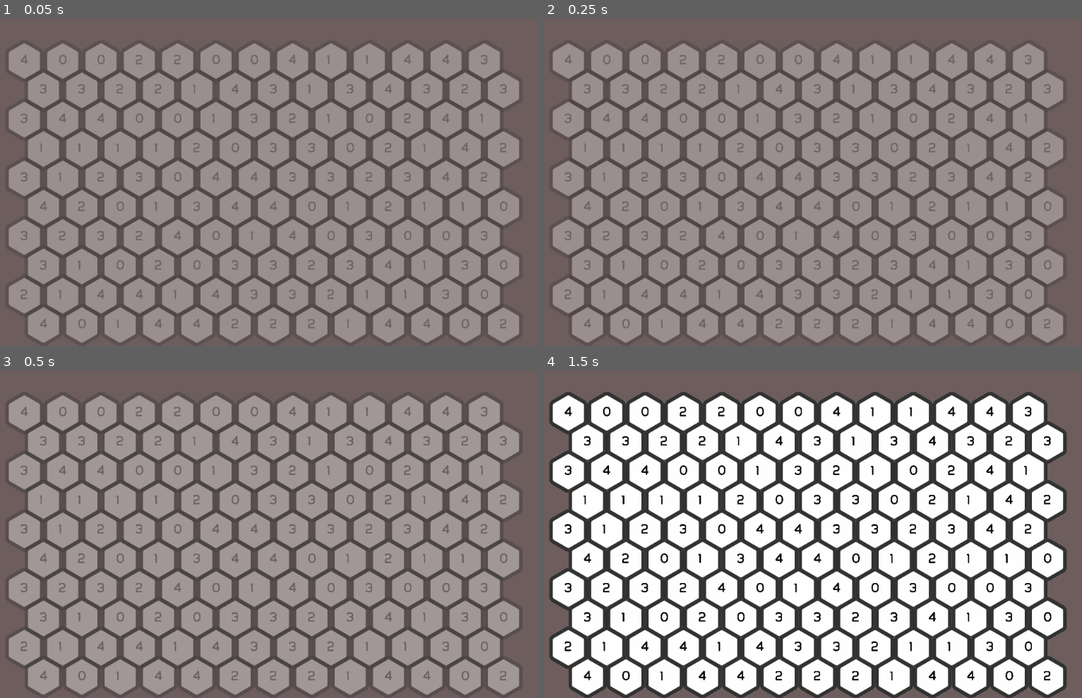
Above: before the commit, frames 1-4 (two rows, left to right).
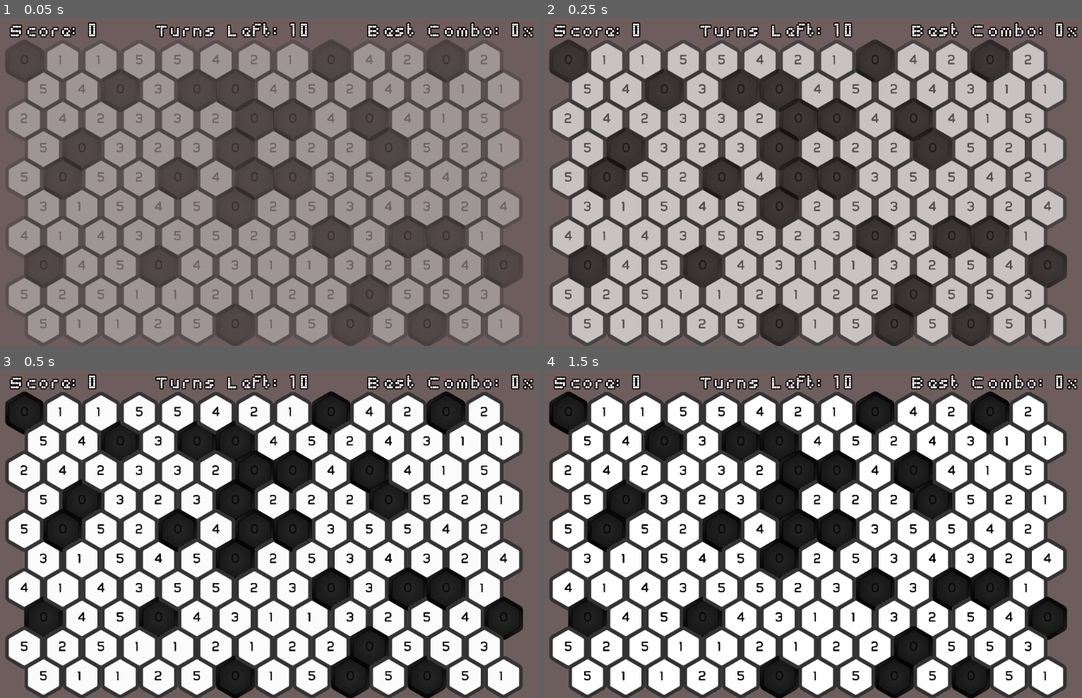
Above: after the commit, the same moments.

Repository: balmeidaa/hexagon
Game: Godot game, scene res://Main.tscn
The game is run twice, just before and just after one commit, with the same random seed, the same clock (stepped at 60 frames per second) and the same inputs.
Inputs (mouse positions are in pixels of both pictures, inside the frame that each line leads up to):
- Up to frame 1 (0.05 s): no input
- Up to frame 2 (0.25 s): no input
- Up to frame 3 (0.5 s): no input
- Up to frame 4 (1.5 s): click (570, 412) at 0.52 s; click (570, 412) at 1.27 s

The runs differ from the first frame. In frame 1, 17% of the frame differs, in the area x 1-100%, y 1-100%; in frame 2, 69%; in frame 3, 80%, in the area x 0-100%, y 1-100%; in frame 4, 22%.

Commit message:
Added procedural goal (first version), loaded texture dinamically

Diff:
--- a/HexCell.gd
+++ b/HexCell.gd
@@ -2,14 +2,14 @@
 onready var TweenAnimator = $Tween
 var type = 0
 var coord = Vector2(0,0)
-const animationStateEnum = ['idle','selected','move_to','circular_motion','remove','default']
 
 var animationState = []
 var nextPosition = []
 var animation = ""
-
+onready var util = preload("Util/Util.gd").new()
 
 func _process(_delta):
+
     if animationState.size() > 0 :
         animation = animationState.pop_front()
         match animation:
@@ -28,6 +28,16 @@
 
 func set_type(newType : int):
     type = newType
+    load_texture()
+
+func load_texture():
+    var formatFileString = "res://Assets/Img/%s.png"
+#    print(util.Elements.keys())
+    var file_name = formatFileString % String(type)
+    if type == 0:
+        $Button.disabled = true
+        $Button.set_normal_texture(load(file_name))
+
 
 func get_size():
     return $Button.get_size()
@@ -52,11 +62,12 @@
         Tween.TRANS_QUART, Tween.EASE_IN_OUT)
     TweenAnimator.start()
 
+
 # rework this tween
 func appear():
     TweenAnimator.interpolate_property(self, "modulate",
-    Color(1, 1, 1, 0.3), Color(1, 1, 1, 1), 1.5,
-    Tween.TRANS_QUART, Tween.EASE_IN_OUT)
+    Color(1, 1, 1, 0.3), Color(1, 1, 1, 1), 0.5,
+    Tween.TRANS_LINEAR)
     TweenAnimator.start()
 
 func remove():
@@ -69,9 +80,11 @@
     Tween.TRANS_QUINT, Tween.EASE_IN)
     TweenAnimator.start()
 
+
 func init(coordinates: Vector2, Type: int):
     coord = coordinates
     type = Type
+    load_texture()
 
 
 func _on_Tween_tween_all_completed():
--- a/HexCell.tscn
+++ b/HexCell.tscn
@@ -1,11 +1,8 @@
-[gd_scene load_steps=9 format=2]
+[gd_scene load_steps=6 format=2]
 
 [ext_resource path="res://HexCell.gd" type="Script" id=1]
 [ext_resource path="res://Assets/Img/hex.png" type="Texture" id=2]
 [ext_resource path="res://Assets/Fonts/ubuntu.ttf" type="DynamicFontData" id=3]
-[ext_resource path="res://Assets/Img/hex - disabled.png" type="Texture" id=4]
-[ext_resource path="res://Assets/Img/hex_over.png" type="Texture" id=5]
-[ext_resource path="res://Assets/Img/hex - pressed.png" type="Texture" id=6]
 [ext_resource path="res://Assets/Img/map.png" type="BitMap" id=7]
 
 [sub_resource type="DynamicFont" id=1]
@@ -24,9 +21,6 @@
 toggle_mode = true
 action_mode = 0
 texture_normal = ExtResource( 2 )
-texture_pressed = ExtResource( 6 )
-texture_hover = ExtResource( 5 )
-texture_disabled = ExtResource( 4 )
 texture_click_mask = ExtResource( 7 )
 expand = true
 stretch_mode = 3
--- a/HexGrid.gd
+++ b/HexGrid.gd
@@ -59,6 +59,7 @@
     self.set_process(false)
     # remove cells
     if eliminationQueue.size() > 0:
+
         for coord in eliminationQueue:
             var cell = get_cell(coord)
             cell.set_animation_state("remove")
@@ -68,6 +69,7 @@
    # drop cells below
     if missingCells.size() > 0 and check_non_null_cells(missingCells):
         drop_cells()
+
         missingCells += nextToDrop
         nextToDrop.clear()
     if newCells.size() > 0:
@@ -110,6 +112,7 @@
                 selectionStack.clear()
                 availableNeighbors.clear()
              elif availableNeighbors.has(coordinates):
+
                 selectionStack.push_back(coordinates)
                 swap_cells()
                 set_cells_state(selectionStack, 'pressed', false)
@@ -121,10 +124,22 @@
 
 func check_cells_type(stack: Array):
 
+    var scoreCells = 0
+    var comboCounter = 0
+    var cellsRemoved = []
     for hexCell in stack:
-        eliminationQueue += get_neighbors_w_direction(hexCell, get_cell_type(hexCell))
+        cellsRemoved = get_neighbors_w_direction(hexCell, get_cell_type(hexCell))
+        scoreCells += cellsRemoved.size()
+        if cellsRemoved.size() > 0:
+            comboCounter += 1
+        eliminationQueue += cellsRemoved
     missingCells += eliminationQueue
 
+    if comboCounter > 0:
+        scoreCells = scoreCells * comboCounter
+
+    ScoreEventHandler.update_score(scoreCells)
+    ScoreEventHandler.update_combo(comboCounter)
 
 func get_neighbors_w_direction(coord : Vector2, type :int)-> Array:
     var cells = []
--- a/Main.gd
+++ b/Main.gd
@@ -1,12 +1,41 @@
 extends Node2D
 
 var cellScale = .5
+onready var scoreLabel = get_node("GUI/Container/Score")
+onready var comboLabel = get_node("GUI/Container/Combo")
+var score = 0
+var combo = 0
+# TODO How to calculate turns the player has left
+var turns_left = 0
+
+var formatScore = "Score: %d"
+var formatCombo = "Best Combo: %dx"
+var formatTurnsLeft = "Turns Left: %d"
 
 func _ready():
+
     var vectorScale = Vector2(cellScale, cellScale)
     var vectorGridSize = Vector2(13,10)
+    reset()
+
+    ScoreEventHandler.connect("score", self, "update_score")
+    ScoreEventHandler.connect("combo", self, "update_combo")
     $HexGrid.create_grid(vectorScale, vectorGridSize)
-#    $Debugger.add_property($HexGrid, "droppedCells", "")
-#    $Debugger.add_property($HexGrid, "newCells", "")
-#   $Debugger.add_property($HexGrid, "missingCells", "")
-#   # $Debugger.add_property($HexGrid, "eliminationQueue", "")
+
+func reset():
+    score = 0
+    combo = 0
+    set_label_text(scoreLabel, formatScore, score)
+    set_label_text(comboLabel, formatCombo, combo)
+
+func update_score(addScore:int):
+    score += addScore
+    set_label_text(scoreLabel, formatScore, score)
+
+func update_combo(updateCombo:int):
+    if combo <=  updateCombo:
+        combo = updateCombo
+        set_label_text(comboLabel, formatCombo, combo)
+
+func set_label_text(label: Label,format: String, val: int):
+    label.text = format %  val
--- a/Main.tscn
+++ b/Main.tscn
@@ -1,11 +1,80 @@
-[gd_scene load_steps=4 format=2]
+[gd_scene load_steps=8 format=2]
 
 [ext_resource path="res://HexGrid.tscn" type="PackedScene" id=1]
 [ext_resource path="res://Main.gd" type="Script" id=2]
 [ext_resource path="res://DebugStats.gd" type="Script" id=3]
+[ext_resource path="res://Assets/Fonts/snap_2_grid.ttf" type="DynamicFontData" id=5]
+
+[sub_resource type="DynamicFont" id=1]
+size = 60
+outline_size = 2
+outline_color = Color( 0.027451, 0.00392157, 0.00392157, 1 )
+font_data = ExtResource( 5 )
+
+[sub_resource type="DynamicFont" id=2]
+size = 60
+outline_size = 2
+outline_color = Color( 0.027451, 0.00392157, 0.00392157, 1 )
+font_data = ExtResource( 5 )
+
+[sub_resource type="DynamicFont" id=3]
+size = 60
+outline_size = 2
+outline_color = Color( 0.027451, 0.00392157, 0.00392157, 1 )
+font_data = ExtResource( 5 )
 
 [node name="Main" type="Node2D"]
 script = ExtResource( 2 )
+
+[node name="GUI" type="MarginContainer" parent="."]
+anchor_right = 1.0
+margin_right = 1024.0
+margin_bottom = 56.0
+rect_min_size = Vector2( 1024, 50 )
+__meta__ = {
+"_edit_use_anchors_": false
+}
+
+[node name="Container" type="HBoxContainer" parent="GUI"]
+margin_right = 1024.0
+margin_bottom = 56.0
+rect_min_size = Vector2( 1024, 50 )
+custom_constants/separation = 100
+alignment = 1
+
+[node name="Score" type="Label" parent="GUI/Container"]
+margin_left = 66.0
+margin_top = 7.0
+margin_right = 274.0
+margin_bottom = 49.0
+custom_fonts/font = SubResource( 1 )
+text = "Score: 000"
+__meta__ = {
+"_edit_use_anchors_": false
+}
+
+[node name="TurnsLeft" type="Label" parent="GUI/Container"]
+margin_left = 374.0
+margin_top = 7.0
+margin_right = 658.0
+margin_bottom = 49.0
+custom_fonts/font = SubResource( 2 )
+text = "Turns Left: 10"
+__meta__ = {
+"_edit_use_anchors_": false
+}
+
+[node name="Combo" type="Label" parent="GUI/Container"]
+margin_left = 758.0
+margin_top = 7.0
+margin_right = 958.0
+margin_bottom = 49.0
+custom_fonts/font = SubResource( 3 )
+text = "Combo: 0X"
+align = 2
+__meta__ = {
+"_edit_use_anchors_": false
+}
 
 [node name="HexGrid" parent="." instance=ExtResource( 1 )]
 
--- /dev/null
+++ b/ProceduralGoal.gd
@@ -0,0 +1,40 @@
+extends Node
+
+enum goals {combo, points, type_elimination}
+# goal definition
+# {
+#  type, = main() or bonus
+#   goal  = points combo etc
+#  objective
+#  cell_type for type_elimination
+# }
+var defined_goals = []
+
+
+onready var util = preload("Util/Util.gd").new()
+
+func _ready():
+    pass
+# todo create a better calculation for level diffuclty for the objectuve
+func set_goals(rng: RandomNumberGenerator, main_goal: bool, level: int):
+     var goal = rng.randi_range(0, goals.size())
+     var objective = 0
+     var cell_type = 0
+     match goal:
+        0: #combo
+            objective = rng.randi_range(2, 8)
+        1:#points
+            objective = level * 50
+        2:#type
+            objective = level * 3
+            cell_type = rng.randi_range(1, util.Elements.size())
+
+     defined_goals.append({
+        "type": "main" if main_goal else "bonus",
+        "goal": goal,
+        "objective": objective,
+        "cell_type": cell_type
+       })
+
+func check_goals_acheived():
+    pass
--- /dev/null
+++ b/ScoreEventHandler.gd
@@ -0,0 +1,16 @@
+extends Node
+signal score
+signal combo
+signal turns_left
+
+func _ready():
+    pass
+
+func update_score(score: int):
+    emit_signal("score", score)
+
+func update_combo(combo: int):
+    emit_signal("combo", combo)
+
+func update_turns_left():
+    emit_signal("turns_left")
--- /dev/null
+++ b/Util/AudioManager.gd
@@ -0,0 +1,5 @@
+extends Node
+
+#TODO this manager for audio
+func _ready():
+    pass
--- a/Util/Util.gd
+++ b/Util/Util.gd
@@ -1,6 +1,6 @@
 extends Node
 
-enum Elements {FIRE, ICE, WATER, EARTH}
+enum Elements {STATIC,FIRE, ICE, WATER, EARTH}#, WIND, METAL, ENERGY}
 var rng = RandomNumberGenerator.new()
 
 
--- a/project.godot
+++ b/project.godot
@@ -22,6 +22,11 @@
 [autoload]
 
 CellEventHandler="*res://CellEventHandler.gd"
+ScoreEventHandler="*res://ScoreEventHandler.gd"
+
+[display]
+
+window/size/resizable=false
 
 [rendering]
 
Binary file added: Assets/Img/0.png
Not shown, added: Assets/Img/0.png.import
Binary file removed: Assets/Img/hex - disabled.png
Binary file removed: Assets/Img/hex - pressed.png
Binary file removed: Assets/Img/hex_over.png
Not shown, added: Assets/Img/static.png.import
Not shown, added: Assets/Img/static_hex.png.import
Not shown, added: Assets/sfx/woosh.wav.import
Not shown, added: Assets/sfx/woosh.wav
